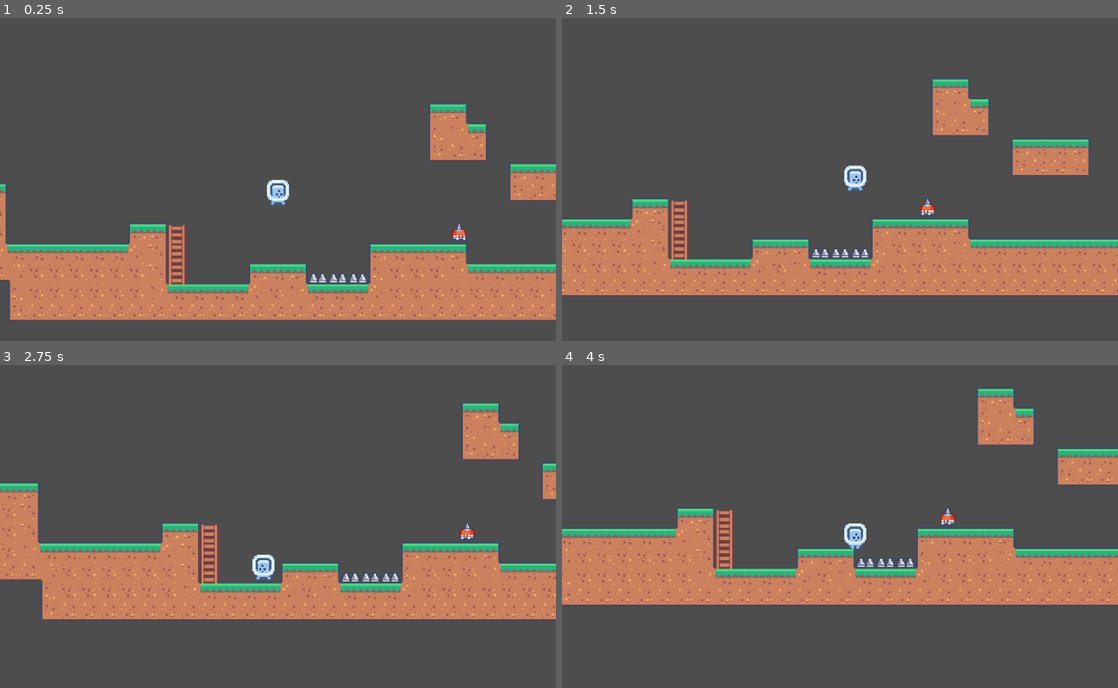
Above: before the commit, frames 1-4 (two rows, left to right).
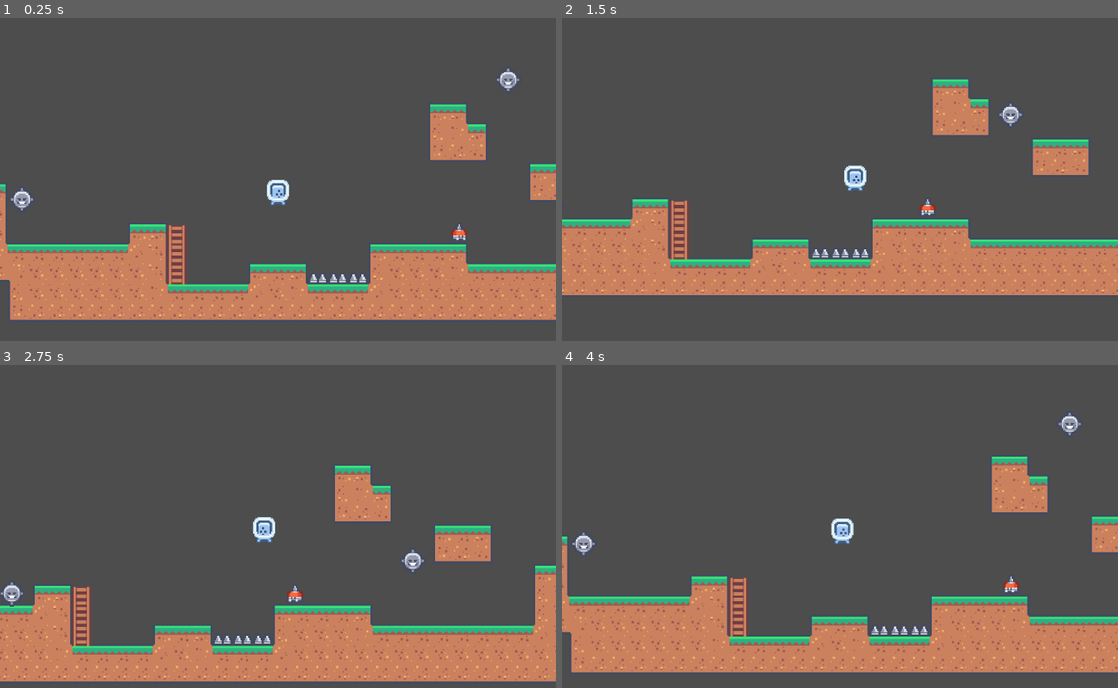
Above: after the commit, the same moments.

Repository: jeik0s/Godot-PixaPlatformer
Game: Godot game, scene res://world.tscn
Same seed, same stepped clock (60 frames per second), same inputs: the game is played once before the commit and once after it.
Inputs:
- Up to frame 1 (0.25 s): no input
- Up to frame 2 (1.5 s): hold W (up) 0.53-1.28 s; hold D (right) from 0.53 s (still down); tap W (up) at 1.35 s
- Up to frame 3 (2.75 s): tap W (up) at 1.52, 1.82 s; release D (right) at 2.03 s; hold A (left) from 2.03 s (still down); hold W (up) from 2.03 s (still down)
- Up to frame 4 (4 s): release A (left) at 2.78 s; release W (up) at 2.78 s; hold D (right) from 2.78 s (still down); tap W (up) at 2.85, 3.02, 3.32 s; hold W (up) from 3.53 s (still down)

The runs differ from the first frame. In frame 1, 0.7% of the frame differs, in the area x 1-99%, y 15-60%; in frame 2, 0.6%; in frame 3, 41%; in frame 4, 42%, in the area x 0-100%, y 7-96%.
Error after the commit: Invalid call. Nonexistent function 'play' in base 'Nil'. (res://moving_spike_enemy.gd:22)

Commit message:
[DAY-9] Create enemies paths

Diff:
--- a/DefaultPlayerMovmentData.tres
+++ b/DefaultPlayerMovmentData.tres
@@ -13,4 +13,4 @@
 ADDITIONAL_FALL_GRAVITY = 2
 BUNNY_HOP = true
 CLIMB_SPEED = 50
-DOUBLE_JUMP_COUNT = 2
+DOUBLE_JUMP_COUNT = 1
--- /dev/null
+++ b/moving_spike_enemy.gd
@@ -0,0 +1,22 @@
+@tool
+extends Path2D
+
+enum ANIMATION_TYPE {
+	LOOP,
+	BOUNCE
+}
+
+@export var animation_type: ANIMATION_TYPE: set = _set_animation_type
+@onready var animationPlayer: = $AnimationPlayer
+
+func _set_animation_type(value):
+	animation_type = value
+	play_updated_animation()
+
+func _ready():
+	play_updated_animation()
+
+func play_updated_animation():
+	match animation_type:
+		ANIMATION_TYPE.LOOP: animationPlayer.play("MoveAlongPathLoop")
+		ANIMATION_TYPE.BOUNCE: animationPlayer.play("MoveAlongPathBounce")
--- /dev/null
+++ b/moving_spike_enemy.tscn
@@ -0,0 +1,88 @@
+[gd_scene load_steps=9 format=3 uid="uid://b65re56om2xhh"]
+
+[ext_resource type="Script" path="res://moving_spike_enemy.gd" id="1_fhmtl"]
+[ext_resource type="Texture2D" uid="uid://ct28a4wcbt3ft" path="res://tilemap-characters_packed.png" id="1_hyhm8"]
+[ext_resource type="PackedScene" uid="uid://eqnn1s15qw4y" path="res://hitbox.tscn" id="2_rhru8"]
+
+[sub_resource type="CircleShape2D" id="CircleShape2D_po2th"]
+radius = 8.0
+
+[sub_resource type="Animation" id="Animation_15d76"]
+length = 0.001
+tracks/0/type = "value"
+tracks/0/imported = false
+tracks/0/enabled = true
+tracks/0/path = NodePath("PathFollow2D:progress_ratio")
+tracks/0/interp = 1
+tracks/0/loop_wrap = true
+tracks/0/keys = {
+"times": PackedFloat32Array(0),
+"transitions": PackedFloat32Array(1),
+"update": 0,
+"values": [1.0]
+}
+
+[sub_resource type="Animation" id="Animation_ssp13"]
+resource_name = "MoveAlongPathLoop"
+length = 6.0
+loop_mode = 1
+tracks/0/type = "value"
+tracks/0/imported = false
+tracks/0/enabled = true
+tracks/0/path = NodePath("PathFollow2D:progress_ratio")
+tracks/0/interp = 1
+tracks/0/loop_wrap = true
+tracks/0/keys = {
+"times": PackedFloat32Array(0, 6),
+"transitions": PackedFloat32Array(1, 1),
+"update": 0,
+"values": [0.0, 1.0]
+}
+
+[sub_resource type="Animation" id="Animation_6gwvu"]
+resource_name = "MoveAlongPathBounce"
+length = 6.0
+loop_mode = 1
+tracks/0/type = "value"
+tracks/0/imported = false
+tracks/0/enabled = true
+tracks/0/path = NodePath("PathFollow2D:progress_ratio")
+tracks/0/interp = 1
+tracks/0/loop_wrap = true
+tracks/0/keys = {
+"times": PackedFloat32Array(0, 3),
+"transitions": PackedFloat32Array(1, 1),
+"update": 0,
+"values": [0.0, 1.0]
+}
+
+[sub_resource type="AnimationLibrary" id="AnimationLibrary_p0vwv"]
+_data = {
+"MoveAlongPathBounce": SubResource("Animation_6gwvu"),
+"MoveAlongPathLoop": SubResource("Animation_ssp13"),
+"RESET": SubResource("Animation_15d76")
+}
+
+[node name="MovingSpikeEnemy" type="Path2D"]
+script = ExtResource("1_fhmtl")
+
+[node name="PathFollow2D" type="PathFollow2D" parent="."]
+rotates = false
+
+[node name="Enemy" type="Node2D" parent="PathFollow2D"]
+
+[node name="Sprite2D" type="Sprite2D" parent="PathFollow2D/Enemy"]
+texture = ExtResource("1_hyhm8")
+region_enabled = true
+region_rect = Rect2(192, 0, 24, 24)
+
+[node name="hitbox" parent="PathFollow2D/Enemy" instance=ExtResource("2_rhru8")]
+
+[node name="CollisionShape2D" type="CollisionShape2D" parent="PathFollow2D/Enemy/hitbox"]
+shape = SubResource("CircleShape2D_po2th")
+
+[node name="AnimationPlayer" type="AnimationPlayer" parent="."]
+autoplay = "MoveAlongPathLoop"
+libraries = {
+"": SubResource("AnimationLibrary_p0vwv")
+}
--- a/world.tscn
+++ b/world.tscn
@@ -6,13 +6,26 @@
 [ext_resource type="PackedScene" uid="uid://bco20t2jn2r5u" path="res://spikes.tscn" id="3_3a0xv"]
 [ext_resource type="PackedScene" uid="uid://dvoll3x51km32" path="res://walking_enemy.tscn" id="5_jd4ih"]
 [ext_resource type="PackedScene" uid="uid://dx3wx5x7587tx" path="res://ladder.tscn" id="6_34x66"]
+[ext_resource type="PackedScene" uid="uid://b65re56om2xhh" path="res://moving_spike_enemy.tscn" id="7_jjpam"]
+
+[sub_resource type="Curve2D" id="Curve2D_o2lap"]
+_data = {
+"points": PackedVector2Array(0, 0, 0, 0, 3, 55, 0, 0, 0, 0, 2, 94, 0, 0, 0, 0, 90, 95, 0, 0, 0, 0, 90, 55, 0, 0, 0, 0, 3, 55)
+}
+point_count = 5
+
+[sub_resource type="Curve2D" id="Curve2D_xmv4j"]
+_data = {
+"points": PackedVector2Array(0, 0, 0, 0, 13, -31, 0, 0, 0, 0, 13, 98)
+}
+point_count = 2
 
 [node name="World" type="Node2D"]
 script = ExtResource("1_6ky75")
 
 [node name="TileMap" parent="." instance=ExtResource("2_l8w4h")]
 position = Vector2(-2, 0)
-layer_0/tile_data = PackedInt32Array(524294, 131074, 7, 5242 …(1665 unchanged characters)… 58, 196610, 1, 65557, 131074, 1, 65556, 131074, 1, 65555, 65538, 1, 131091, 65538, 7, 131092, 131074, 7, 131093, 131074, 7, 131094, 196610,  …(988 unchanged characters)…
+layer_0/tile_data = PackedInt32Array(524294, 131074, 7, 5242 …(1665 unchanged characters)… 58, 196610, 1, 65557, 131074, 1, 65556, 65538, 1, 131092, 65538, 7, 131093, 131074, 7, 131094, 196610,  …(988 unchanged characters)…
 
 [node name="Player" parent="." instance=ExtResource("2_7ydue")]
 z_index = 10
@@ -38,3 +51,12 @@
 
 [node name="Ladder3" parent="." instance=ExtResource("6_34x66")]
 position = Vector2(33, 92)
+
+[node name="MovingSpikeEnemy" parent="." instance=ExtResource("7_jjpam")]
+position = Vector2(-100, -14)
+curve = SubResource("Curve2D_o2lap")
+
+[node name="MovingSpikeEnemy2" parent="." instance=ExtResource("7_jjpam")]
+position = Vector2(327, -35)
+curve = SubResource("Curve2D_xmv4j")
+animation_type = 1
Not shown: 1 places in world.tscn that only renumber resources
Not shown, changed: README.md
